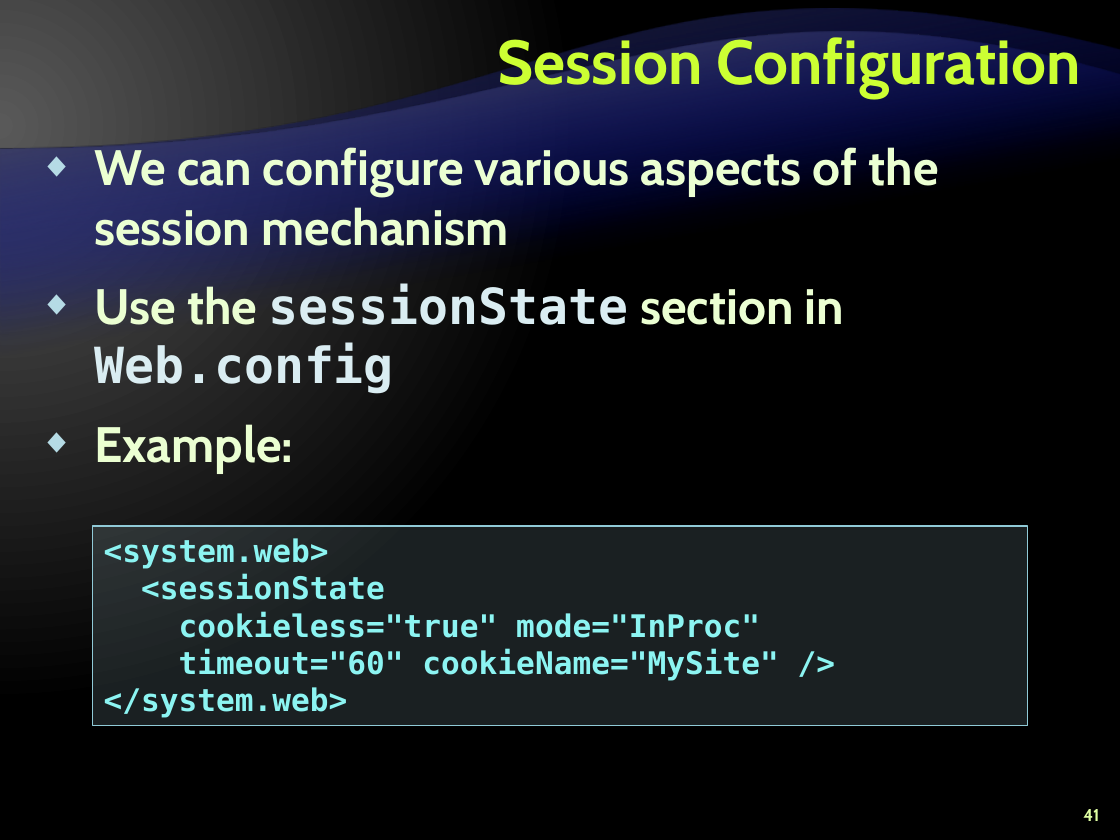
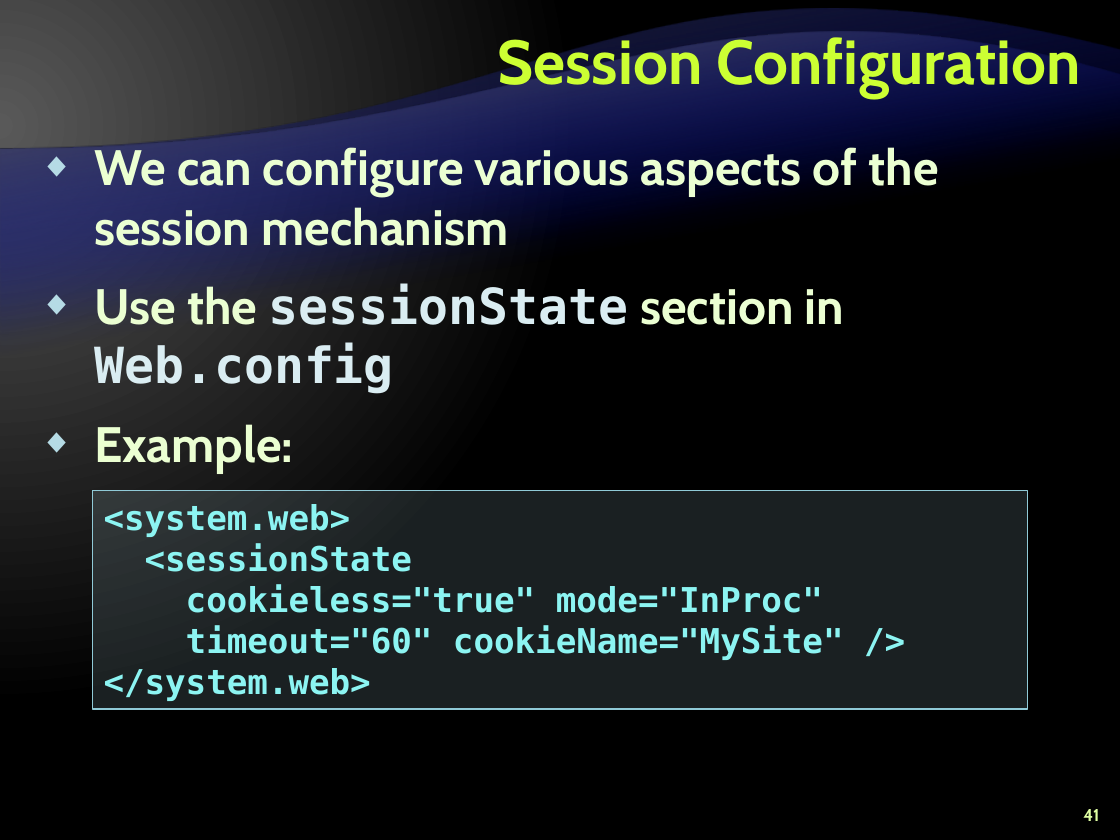
Before and after one commit to Graveheart/aspnetcourse, a slide deck: slide 41 of 2010/lectures/10. ASP.NET-State-Management.pptx. Drawn at 1120x840 pixels with LibreOffice and Linux fonts; fonts in the diff are those of the drawing; background and template pictures are left out. Boxes give left, top, right and bottom in pixels: in the first picture for what was removed or moved away, otherwise in the second. Text is boxed around its words. In the diff, an @@ line names an element or a change of style, - is before the commit and + after.

```diff
--- a/2010/lectures/10. ASP.NET-State-Management.pptx
+++ b/2010/lectures/10. ASP.NET-State-Management.pptx
@@ rectangle "<system.web>": place and size @@
-rectangle "<system.web>" at [93, 525, 1028, 725]
+rectangle "<system.web>" at [93, 491, 1028, 709]
@@ rectangle "<system.web>" at [93, 491, 1028, 709]: size 20 to 22 pt @@
```
Also in this commit, not shown: 10 other slides changed, 1 other file.
